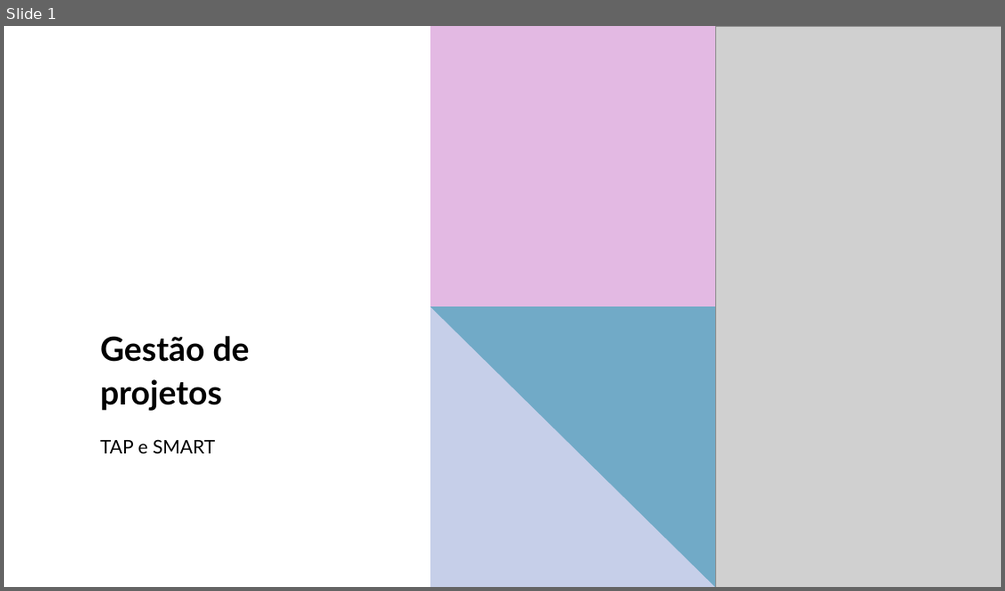
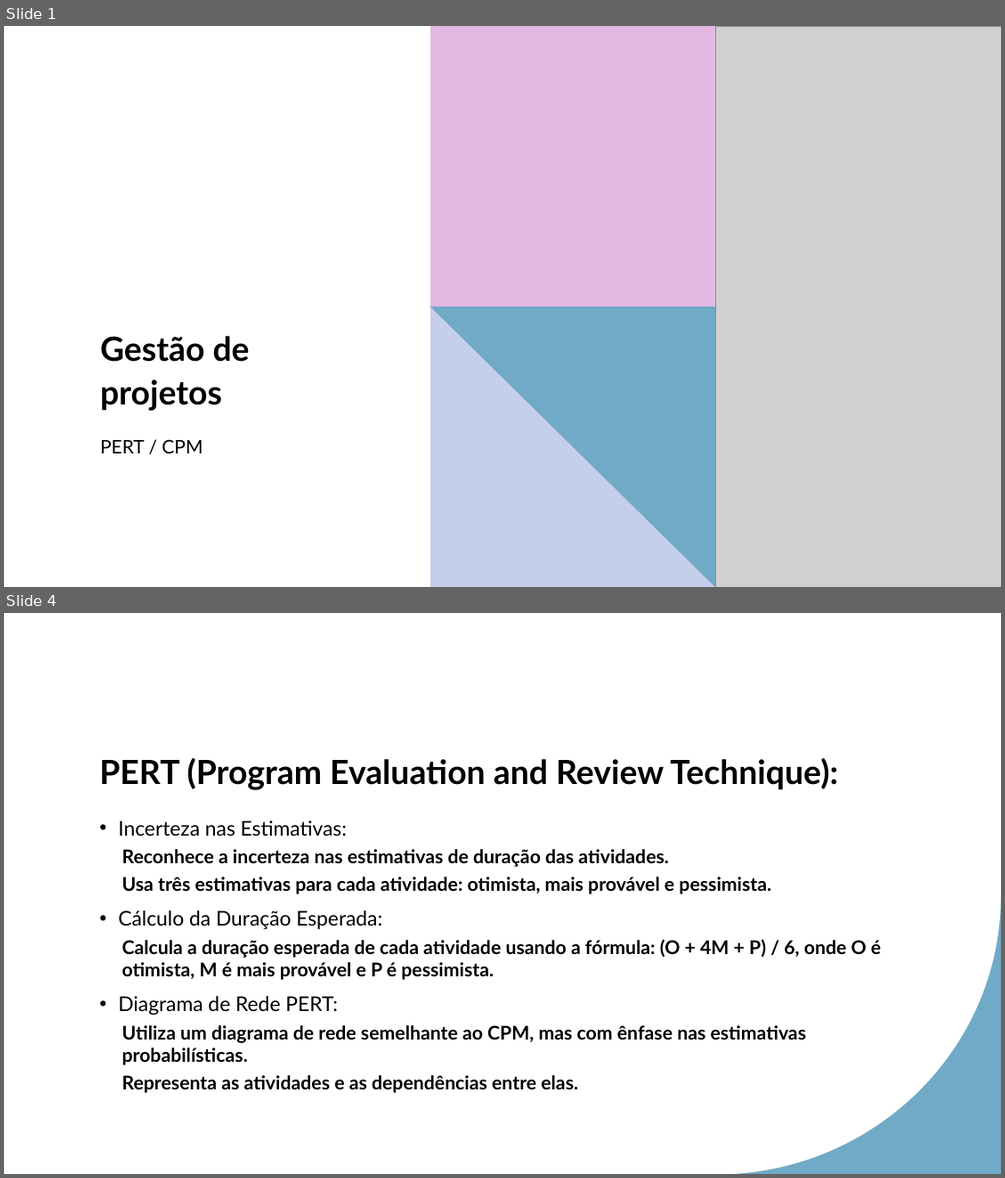
Before and after one commit to LeonardoRaiz/FATEC, a slide deck: Aulas/Gestao de Projetos/PPT/Aula 05/Aula 05.pptx. Shown one above the other, each under a label of ours: slide 1 before the commit, slides 1 and 4 after it; the slides between them are not shown. The pictures are 1005x591 and 1005x1178 pixels, drawn with LibreOffice and Linux fonts; fonts in the diff are those of the drawing; grey boxes stand for pictures. Boxes give left, top, right and bottom in pixels: in the first picture for what was removed or moved away, otherwise in the second. Text is boxed around its words. In the diff, an @@ line names an element or a change of style, - is before the commit and + after.

```diff
--- a/Aulas/Gestao de Projetos/PPT/Aula 05/Aula 05.pptx
+++ b/Aulas/Gestao de Projetos/PPT/Aula 05/Aula 05.pptx
@@ slide 4 added at [4,613,1001,1174], background #FFFFFF; not listed: 1 template element that a slide beside it also shows @@
@@ title added at [99,758,838,790], 32 pt, text #000000, bold @@
+PERT (Program Evaluation and Review Technique):
@@ text added at [118,820,881,1093], 18.2 pt, text #000000, bold @@
+• Incerteza nas Estimativas:
+  Reconhece a incerteza nas estimativas de duração das atividades.
+  Usa três estimativas para cada atividade: otimista, mais provável e pessimista.
+• Cálculo da Duração Esperada:
+  Calcula a duração esperada de cada atividade usando a fórmula: (O + 4M + P) / 6, onde O é otimista, M é mais provável e P é pessimista.
+• Diagrama de Rede PERT:
+  Utiliza um diagrama de rede semelhante ao CPM, mas com ênfase nas estimativas probabilísticas.
+  Representa as atividades e as dependências entre elas.
@@ slide 1 changed as well @@
@@ subtitle at [100,439,202,453]: text changed @@
-TAP e SMART
+PERT / CPM
```
Also in this commit, not shown: 7 other slides added, 13 slides removed, 15 other files.
